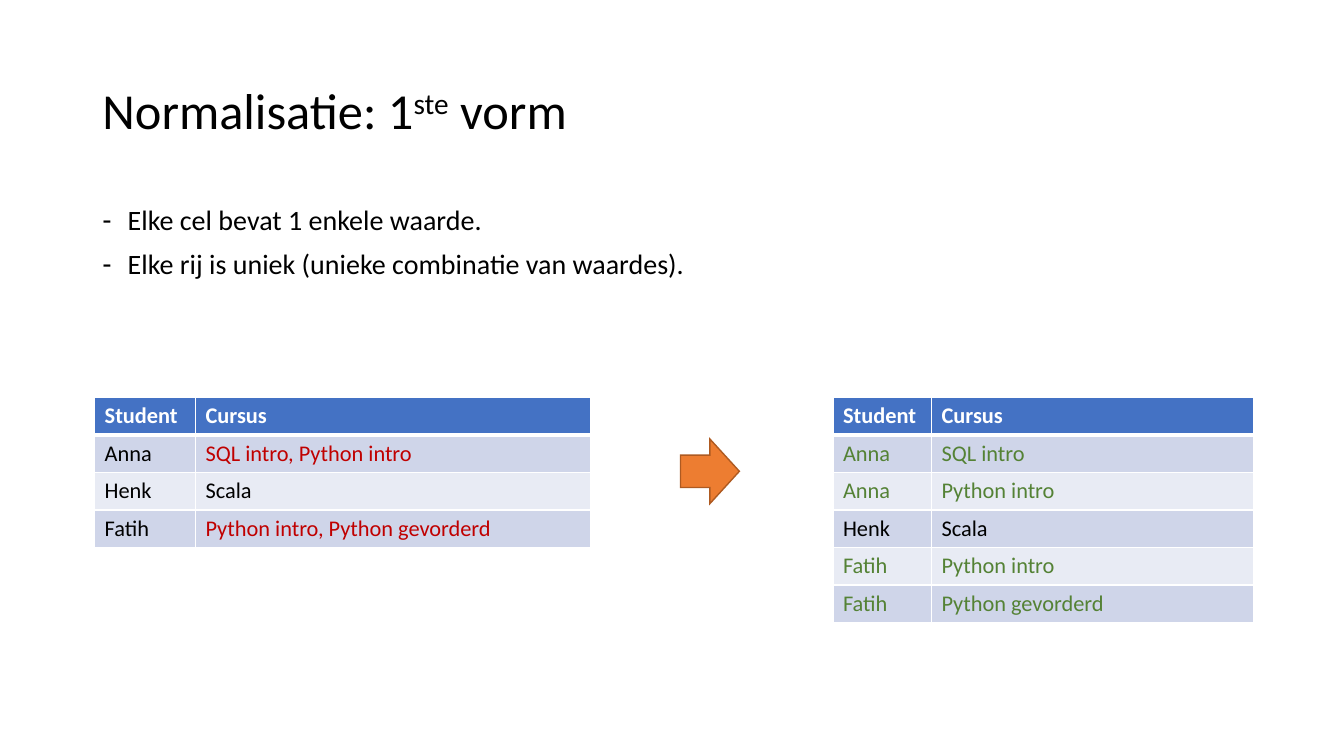
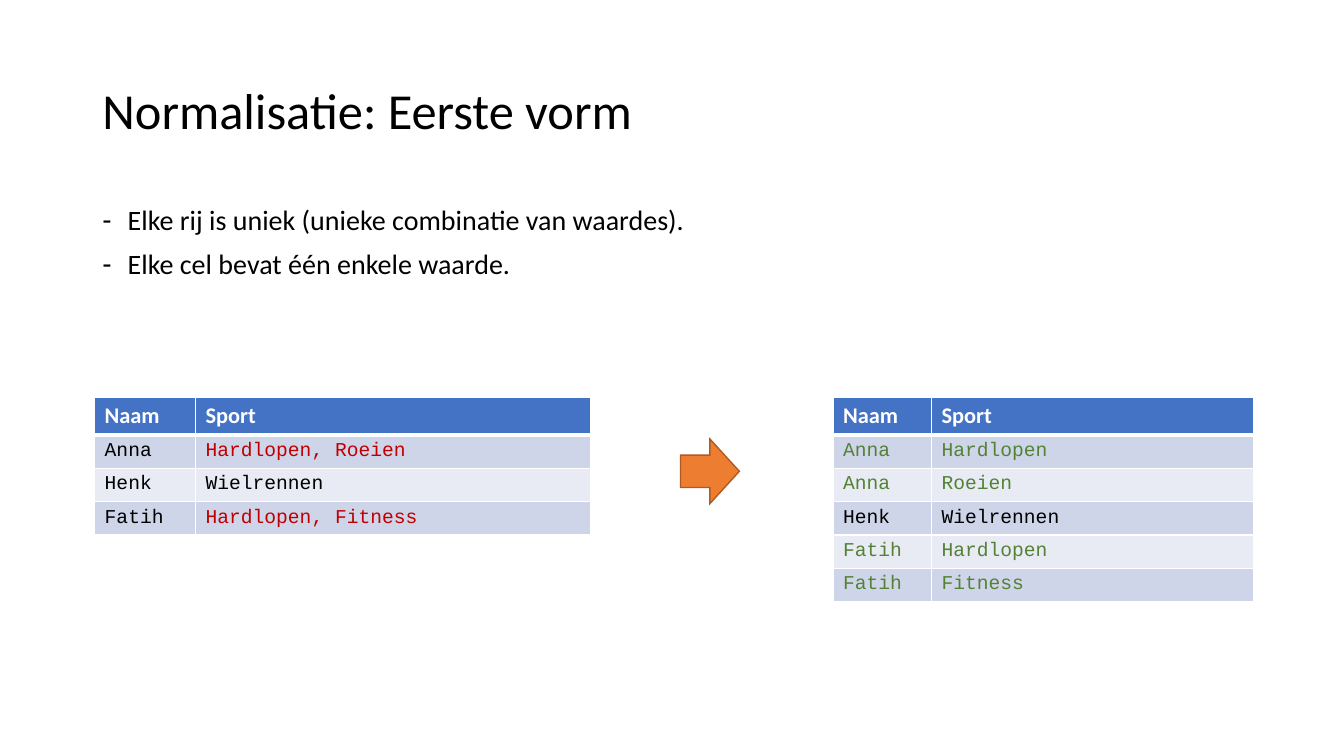
Before and after one commit to LFKoning/knowledge-sharing, a slide deck: slide 12 of sql_course/2_database_design/2_database_design.pptx (slide 9 before the commit). Drawn at 1344x756 pixels with LibreOffice and Linux fonts; fonts in the diff are those of the drawing. Boxes give left, top, right and bottom in pixels: in the first picture for what was removed or moved away, otherwise in the second. Text is boxed around its words. In the diff, an @@ line names an element or a change of style, - is before the commit and + after.

```diff
--- a/sql_course/2_database_design/2_database_design.pptx
+++ b/sql_course/2_database_design/2_database_design.pptx
@@ title at box(102, 94, 632, 130): text changed @@
-Normalisatie: 1ste vorm
+Normalisatie: Eerste vorm
@@ text at box(128, 210, 482, 231): paragraph removed @@
-– Elke cel bevat 1 enkele waarde.
@@ text at box(128, 254, 510, 275): paragraph added @@
+– Elke cel bevat één enkele waarde.
@@ table at box(95, 397, 591, 535) @@
-row 1, column 1: Student
+row 1, column 1: Naam
-row 1, column 2: Cursus
+row 1, column 2: Sport
-row 2, column 2: SQL intro, Python intro
+row 2, column 2: Hardlopen, Roeien
-row 3, column 2: Scala
+row 3, column 2: Wielrennen
-row 4, column 2: Python intro, Python gevorderd
+row 4, column 2: Hardlopen, Fitness
@@ size 16 to 14 pt, font Calibri to Courier New in "Anna", "Henk", "Fatih" @@
@@ table at box(833, 397, 1254, 602) @@
-row 1, column 1: Student
+row 1, column 1: Naam
-row 1, column 2: Cursus
+row 1, column 2: Sport
-row 2, column 2: SQL intro
+row 2, column 2: Hardlopen
-row 3, column 2: Python intro
+row 3, column 2: Roeien
-row 4, column 2: Scala
+row 4, column 2: Wielrennen
-row 5, column 2: Python intro
+row 5, column 2: Hardlopen
-row 6, column 2: Python gevorderd
+row 6, column 2: Fitness
@@ size 16 to 14 pt, font Calibri to Courier New in "Anna", "Anna", "Henk", "Fatih" and 1 more places @@
```
Also in this commit, not shown: 28 other slides changed, 17 slides added, 10 slides removed, 8 other files.
